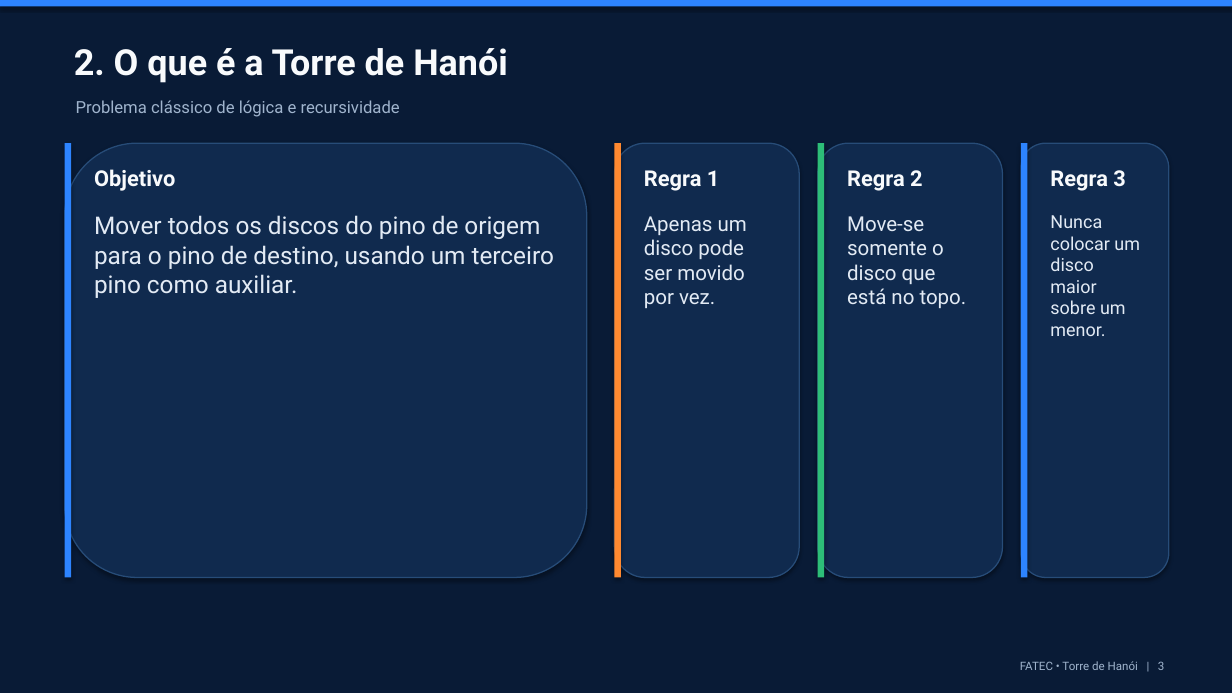
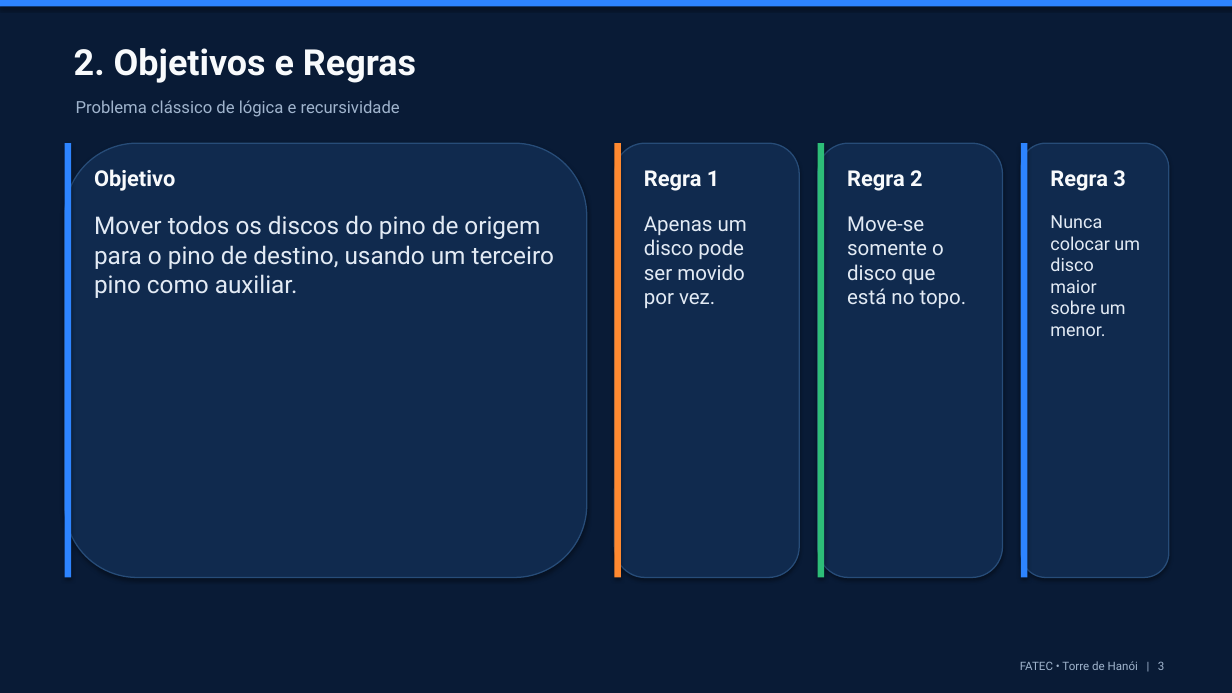
Before and after one commit to vh-dev-fatec/torres-hanoi, a slide deck: slide 3 of docs/Torre_de_Hanoi_FATEC_Apresentacao.pptx. Drawn at 1232x693 pixels with LibreOffice and Linux fonts; fonts in the diff are those of the drawing. Boxes give left, top, right and bottom in pixels: in the first picture for what was removed or moved away, otherwise in the second. Text is boxed around its words. In the diff, an @@ line names an element or a change of style, - is before the commit and + after.

```diff
--- a/docs/Torre_de_Hanoi_FATEC_Apresentacao.pptx
+++ b/docs/Torre_de_Hanoi_FATEC_Apresentacao.pptx
@@ text at bbox=[74, 48, 416, 83]: text changed @@
-2. O que é a Torre de Hanói
+2. Objetivos e Regras
```
Also in this commit, not shown: 4 other slides changed, 1 other file.
